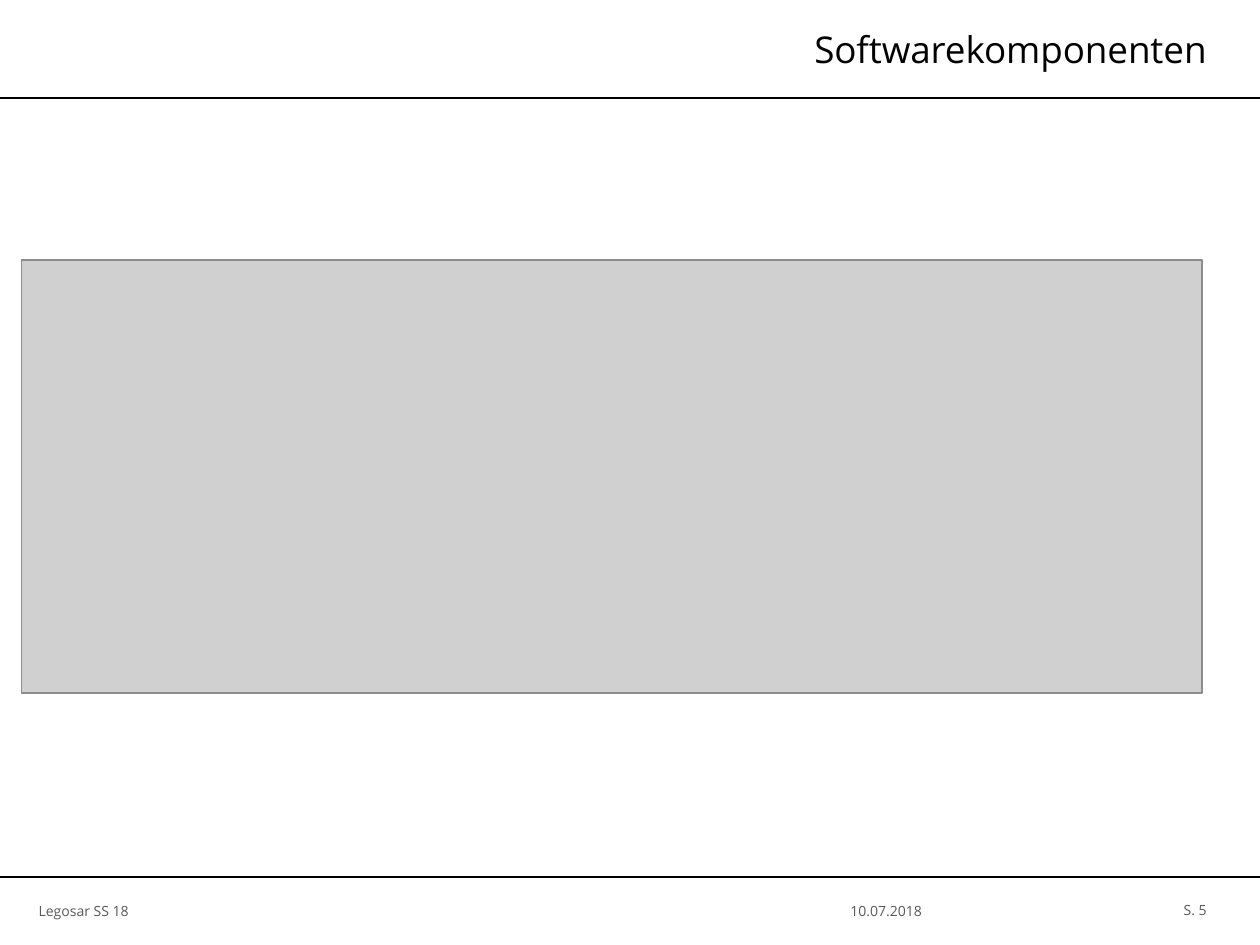
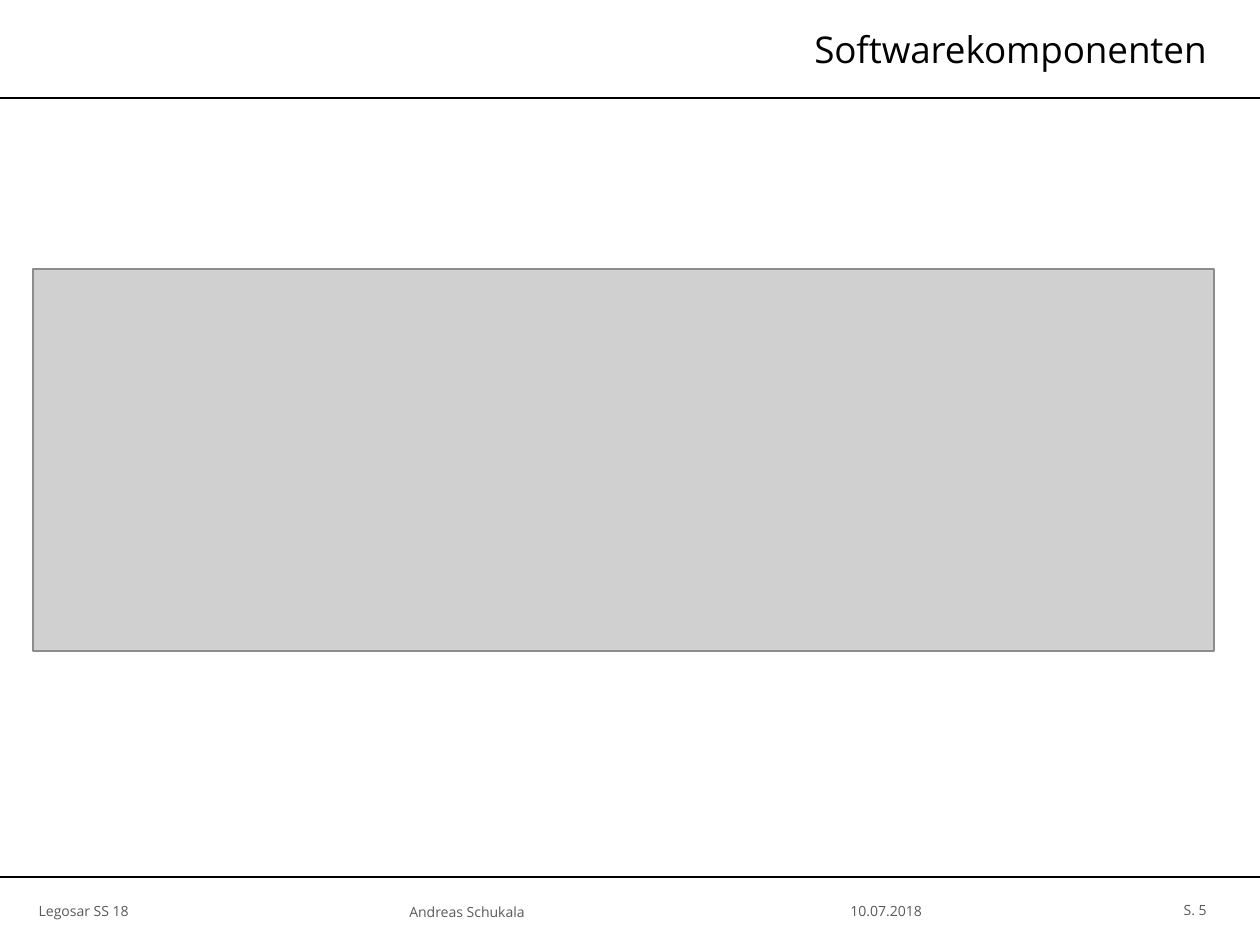
Before and after one commit to SimH1993/OTHR_AUTOSARSS18, a slide deck: slide 5 of Präsentation/Legosar_Master.pptx. Drawn at 1260x945 pixels with LibreOffice and Linux fonts; fonts in the diff are those of the drawing; grey boxes stand for pictures; background and template pictures are left out. Boxes give left, top, right and bottom in pixels: in the first picture for what was removed or moved away, otherwise in the second. Text is boxed around its words. In the diff, an @@ line names an element or a change of style, - is before the commit and + after.

```diff
--- a/Präsentation/Legosar_Master.pptx
+++ b/Präsentation/Legosar_Master.pptx
@@ picture: place and size @@
-picture at [22, 260, 1203, 694]
+picture at [34, 269, 1215, 652]
@@ text added at [409, 906, 525, 917], 6 pt, text #595959 @@
+Andreas Schukala
```
Also in this commit, not shown: 27 other slides changed, 7 slides added.
